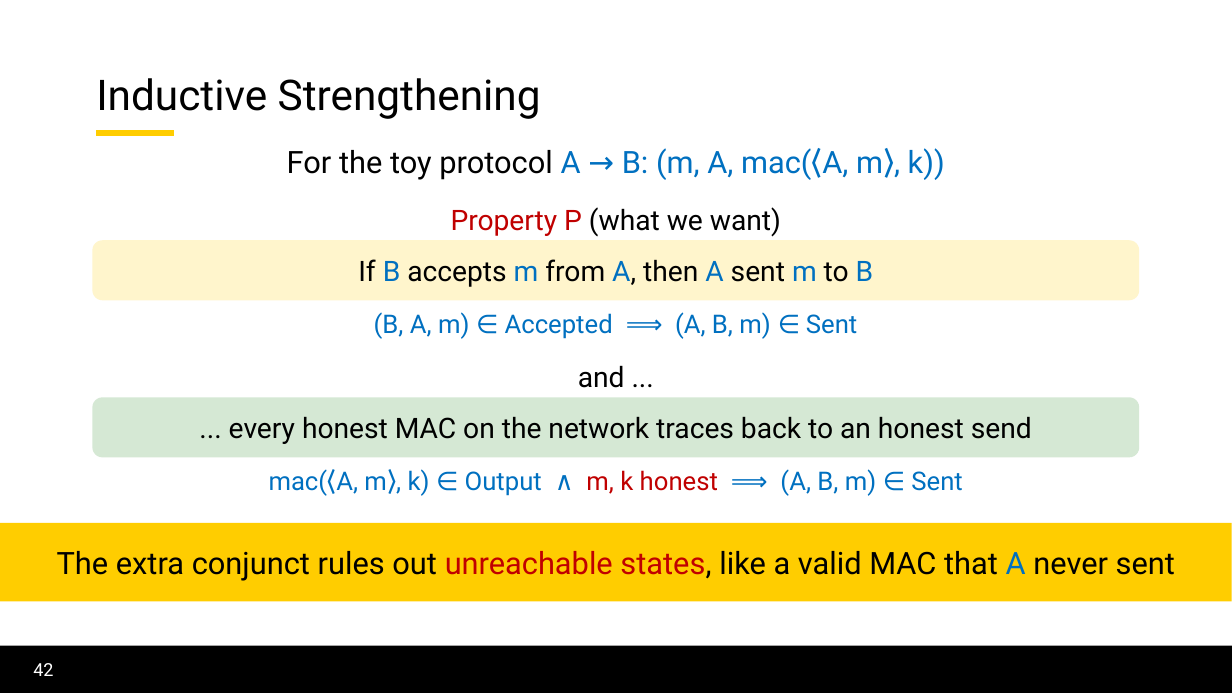
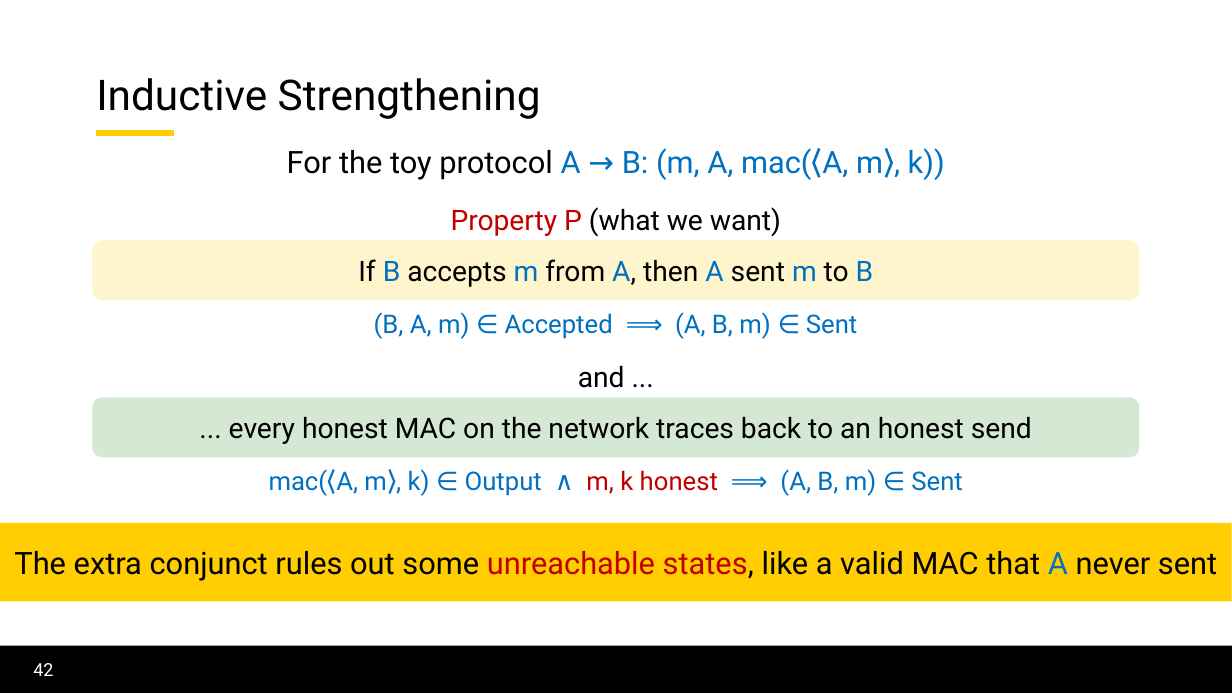
Before and after one commit to lorchrob/graduate_research_symposium, a slide deck: slide 42 of symposium_slides.pptx. Drawn at 1232x693 pixels with LibreOffice and Linux fonts; fonts in the diff are those of the drawing; background and template pictures are left out. Boxes give left, top, right and bottom in pixels: in the first picture for what was removed or moved away, otherwise in the second. Text is boxed around its words. In the diff, an @@ line names an element or a change of style, - is before the commit and + after.

Commit message:
Minor

```diff
--- a/symposium_slides.pptx
+++ b/symposium_slides.pptx
@@ text in rectangle at (14, 551, 1217, 581): text changed @@
-The extra conjunct rules out unreachable states, like a valid MAC that A never sent
+The extra conjunct rules out some unreachable states, like a valid MAC that A never sent
```
Also in this commit, not shown: 7 other slides changed.
